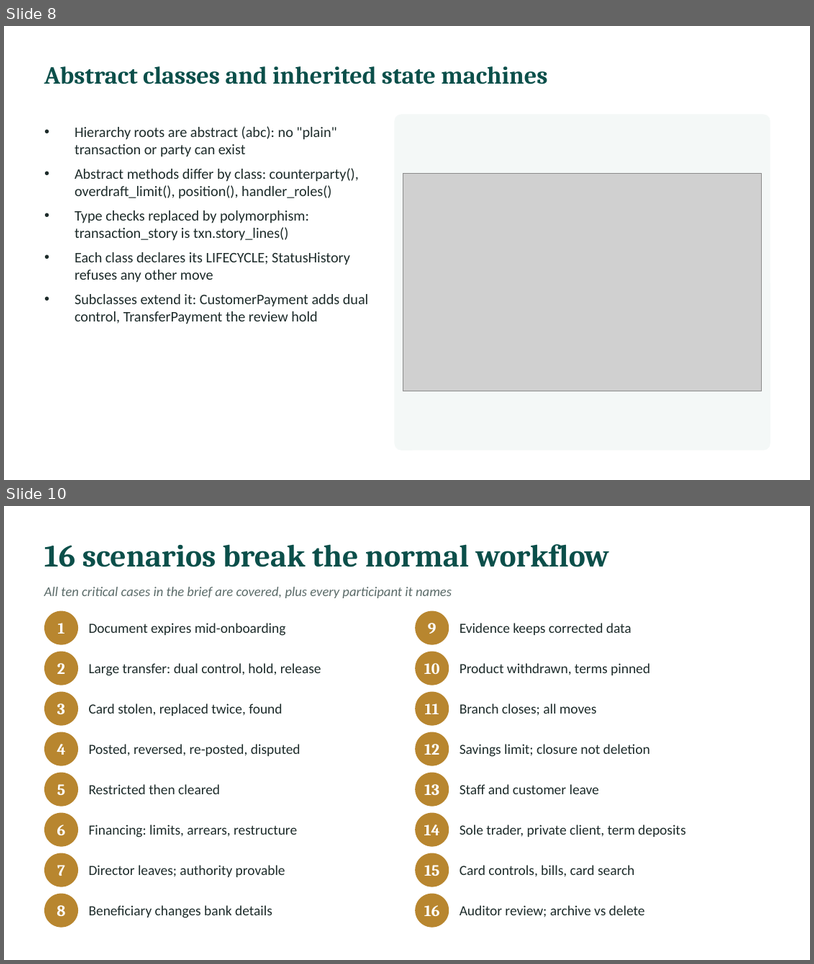
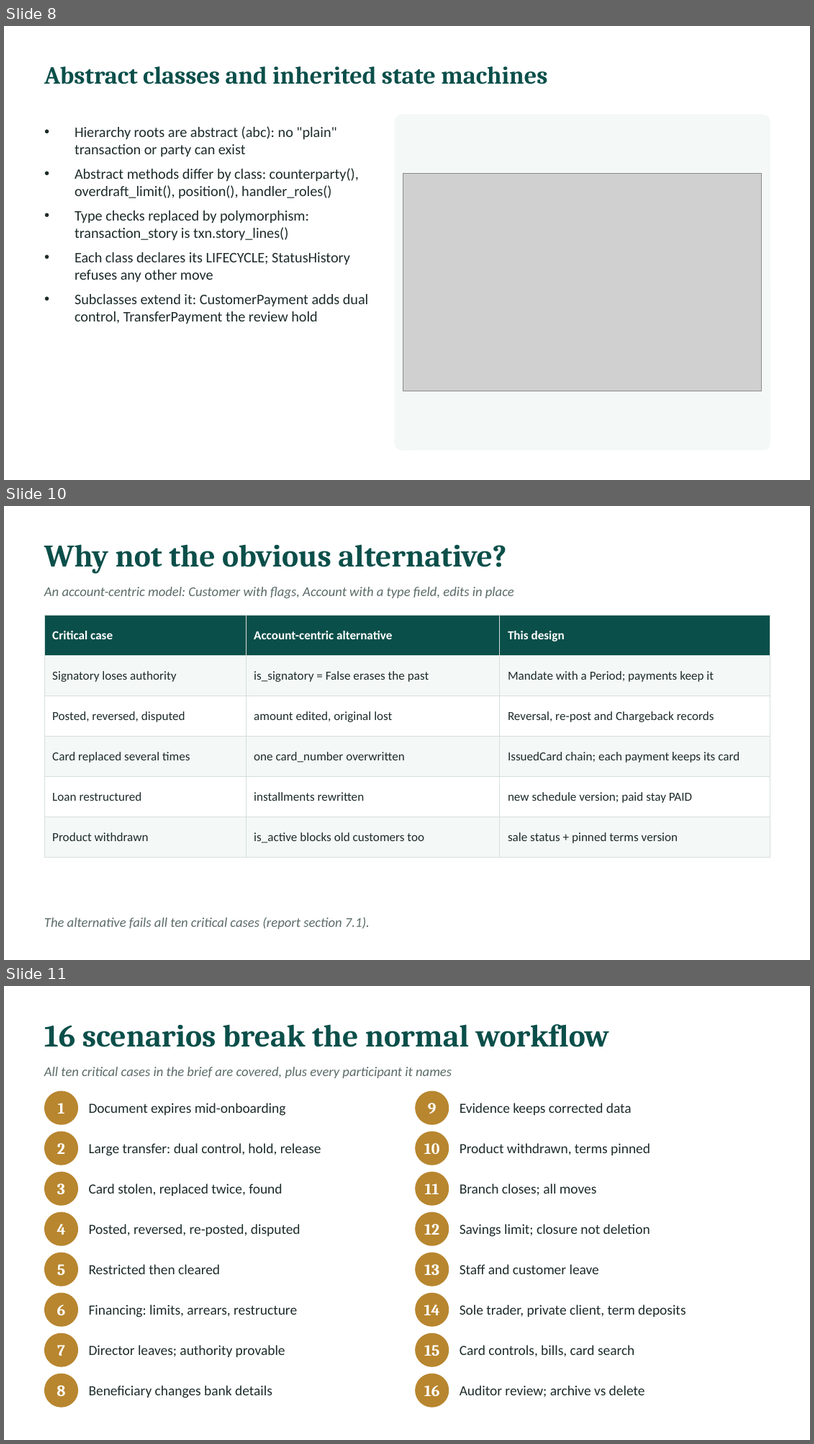
Before and after one commit to l255668-hash/commercial-banking, a slide deck: docs/Viva_Presentation.pptx. Shown one above the other, each under a label of ours: slides 8 and 10 before the commit, slides 8, 10 and 11 after it; the slides between them are not shown. The pictures are 814x964 and 814x1444 pixels, drawn with LibreOffice and Linux fonts; fonts in the diff are those of the drawing; grey boxes stand for pictures. Boxes give left, top, right and bottom in pixels: in the first picture for what was removed or moved away, otherwise in the second. Text is boxed around its words. In the diff, an @@ line names an element or a change of style, - is before the commit and + after.

```diff
--- a/docs/Viva_Presentation.pptx
+++ b/docs/Viva_Presentation.pptx
@@ slide 10 added at bbox=[4, 506, 810, 960], background #FFFFFF @@
@@ text added at bbox=[44, 544, 507, 574], 28 pt, text #0B4F4A, bold @@
+Why not the obvious alternative?
@@ text added at bbox=[44, 587, 514, 598], 12 pt, text #5B6B69, italic @@
+An account-centric model: Customer with flags, Account with a type field, edits in place
@@ table added at bbox=[44, 615, 770, 846], 6 rows, 3 columns @@
+Critical case | Account-centric alternative | This design
+Signatory loses authority | is_signatory = False erases the past | Mandate with a Period; payments keep it
+Posted, reversed, disputed | amount edited, original lost | Reversal, re-post and Chargeback records
+Card replaced several times | one card_number overwritten | IssuedCard chain; each payment keeps its card
+Loan restructured | installments rewritten | new schedule version; paid stay PAID
+Product withdrawn | is_active blocks old customers too | sale status + pinned terms version
@@ text added at bbox=[44, 916, 370, 929], 12 pt, text #5B6B69, italic @@
+The alternative fails all ten critical cases (report section 7.1).
@@ what was slide 10 is now slide 11 @@
```
Also in this commit, not shown: 5 slides changed, 32 other files.
